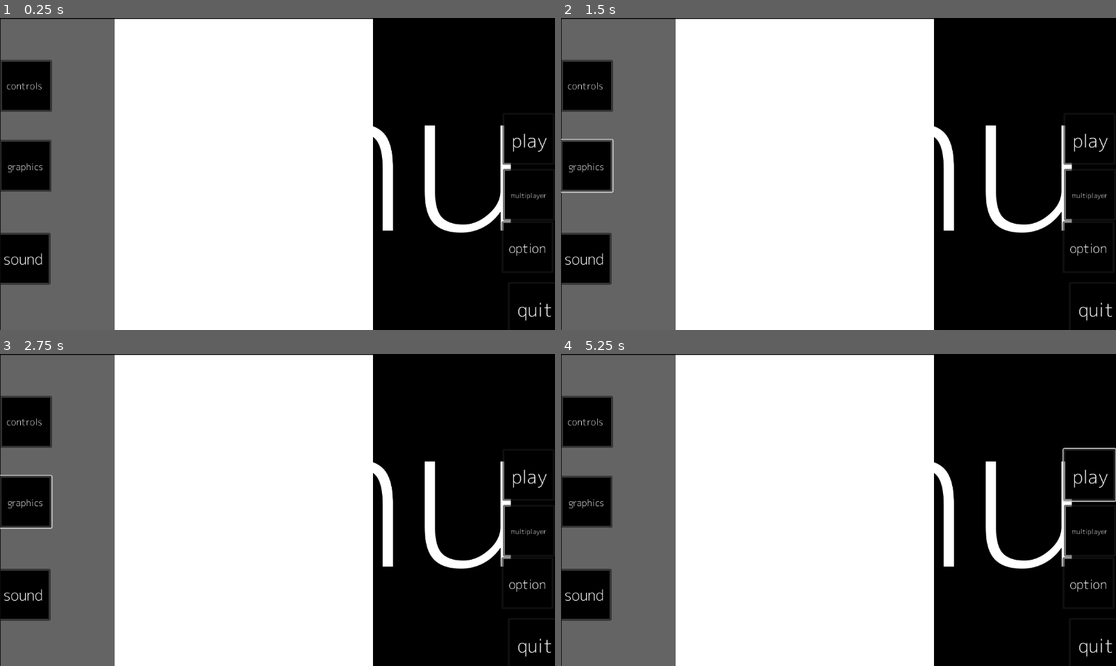
Above: before the commit, frames 1-4 (two rows, left to right).
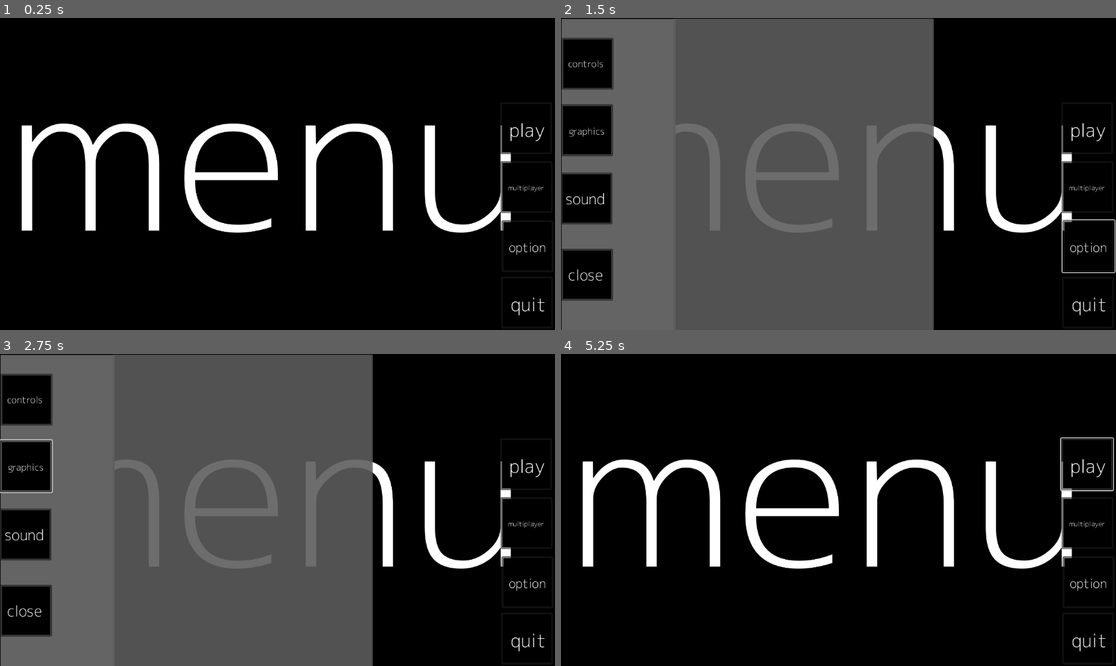
Above: after the commit, the same moments.

Repository: Martinudevel/toroverse
Game: Godot game, scene res://control.tscn
Same seed, same stepped clock (60 frames per second), same inputs: the game is played once before the commit and once after it.
Inputs (mouse positions are in pixels of both pictures, inside the frame that each line leads up to; where the layout moved, square brackets give the same spot in the first picture):
- Up to frame 1 (0.25 s): no input
- Up to frame 2 (1.5 s): click (1088, 245) at 0.5 s; click (588, 164) at 1.27 s
- Up to frame 3 (2.75 s): click (27, 466) at 2.02 s
- Up to frame 4 (5.25 s): click (588, 422) at 2.77 s; click (588, 400) at 3.52 s; click (583, 594) at 4.27 s; click (1088, 463) [1088, 475] at 5 s

The runs differ from the first frame. In frame 1, 61% of the frame differs, in the area x 0-100%, y 0-100%; in frame 2, 53%; in frame 3, 52%; in frame 4, 62%.

Commit message:
+ Character creation

Diff:
--- a/menu.tscn
+++ b/menu.tscn
@@ -9,6 +9,7 @@
 [ext_resource type="Texture2D" uid="uid://cunyywm4hm2di" path="res://graphics/meneus/fff&text=graphics.png" id="7_u8t3j"]
 [ext_resource type="Texture2D" uid="uid://gep4bt5acmmo" path="res://graphics/meneus/fff&text=controls.png" id="8_xmgoo"]
 [ext_resource type="Texture2D" uid="uid://dl80e53rtqgn2" path="res://graphics/meneus/fff&text=sound.png" id="9_vnts7"]
+[ext_resource type="Texture2D" uid="uid://dy8plwbnghfy8" path="res://graphics/meneus/fff&text=close.png" id="10_dj1cl"]
 
 [node name="Node2D" type="Node2D"]
 script = ExtResource("1_rolbh")
@@ -19,34 +20,35 @@
 texture = ExtResource("1_qq1lk")
 
 [node name="play" type="Button" parent="."]
-offset_left = 1043.0
-offset_top = 197.0
-offset_right = 1151.0
-offset_bottom = 305.0
+offset_left = 1038.0
+offset_top = 175.0
+offset_right = 1146.0
+offset_bottom = 283.0
 icon = ExtResource("2_txova")
 
 [node name="multiplayer" type="Button" parent="."]
-offset_left = 1044.0
-offset_top = 313.0
-offset_right = 1152.0
-offset_bottom = 421.0
+offset_left = 1039.0
+offset_top = 297.0
+offset_right = 1147.0
+offset_bottom = 405.0
 icon = ExtResource("3_72j8s")
 
 [node name="option" type="Button" parent="."]
 offset_left = 1041.0
-offset_top = 422.0
+offset_top = 420.0
 offset_right = 1149.0
-offset_bottom = 530.0
+offset_bottom = 528.0
 icon = ExtResource("4_67ek0")
 
 [node name="quit" type="Button" parent="."]
-offset_left = 1054.0
-offset_top = 548.0
-offset_right = 1162.0
-offset_bottom = 656.0
+offset_left = 1040.0
+offset_top = 537.0
+offset_right = 1148.0
+offset_bottom = 645.0
 icon = ExtResource("5_ryyan")
 
 [node name="optionmenu" type="Control" parent="."]
+visible = false
 layout_mode = 3
 anchors_preset = 0
 offset_right = 40.0
@@ -58,6 +60,7 @@
 offset_top = 2.0
 offset_right = 774.0
 offset_bottom = 657.0
+color = Color(0.356863, 0.356863, 0.356863, 0.654902)
 
 [node name="ColorRect" type="ColorRect" parent="optionmenu/ColorRect"]
 layout_mode = 0
@@ -65,28 +68,76 @@
 offset_bottom = 651.0
 color = Color(0.392157, 0.392157, 0.392157, 1)
 
-[node name="Button" type="Button" parent="optionmenu/ColorRect"]
+[node name="graphicsb" type="Button" parent="optionmenu/ColorRect"]
+layout_mode = 0
+offset_left = -1.0
+offset_top = 177.0
+offset_right = 107.0
+offset_bottom = 285.0
+icon = ExtResource("7_u8t3j")
+
+[node name="controlsb" type="Button" parent="optionmenu/ColorRect"]
+layout_mode = 0
+offset_top = 39.0
+offset_right = 108.0
+offset_bottom = 147.0
+icon = ExtResource("8_xmgoo")
+
+[node name="soundb" type="Button" parent="optionmenu/ColorRect"]
 layout_mode = 0
 offset_left = -2.0
-offset_top = 251.0
+offset_top = 319.0
 offset_right = 106.0
-offset_bottom = 359.0
-icon = ExtResource("7_u8t3j")
+offset_bottom = 427.0
+icon = ExtResource("9_vnts7")
 
-[node name="Button2" type="Button" parent="optionmenu/ColorRect"]
+[node name="graphics" type="Control" parent="optionmenu/ColorRect"]
+anchors_preset = 0
+offset_right = 40.0
+offset_bottom = 40.0
+
+[node name="ColorRect" type="ColorRect" parent="optionmenu/ColorRect/graphics"]
+layout_mode = 0
+offset_left = 233.0
+offset_top = -1.0
+offset_right = 771.0
+offset_bottom = 657.0
+color = Color(0.360784, 0.360784, 0.360784, 0.321569)
+
+[node name="Controls" type="Control" parent="optionmenu/ColorRect"]
+anchors_preset = 0
+offset_right = 40.0
+offset_bottom = 40.0
+
+[node name="ColorRect" type="ColorRect" parent="optionmenu/ColorRect/Controls"]
+layout_mode = 0
+offset_left = 233.0
+offset_top = -1.0
+offset_right = 771.0
+offset_bottom = 657.0
+color = Color(0.360784, 0.360784, 0.360784, 0.321569)
+
+[node name="sound" type="Control" parent="optionmenu/ColorRect"]
+anchors_preset = 0
+offset_right = 40.0
+offset_bottom = 40.0
+
+[node name="ColorRect" type="ColorRect" parent="optionmenu/ColorRect/sound"]
+layout_mode = 0
+offset_left = 233.0
+offset_top = -1.0
+offset_right = 771.0
+offset_bottom = 657.0
+color = Color(0.360784, 0.360784, 0.360784, 0.321569)
+
+[node name="close" type="Button" parent="optionmenu/ColorRect"]
 layout_mode = 0
 offset_left = -1.0
-offset_top = 85.0
+offset_top = 477.0
 offset_right = 107.0
-offset_bottom = 193.0
-icon = ExtResource("8_xmgoo")
+offset_bottom = 585.0
+icon = ExtResource("10_dj1cl")
 
-[node name="Button3" type="Button" parent="optionmenu/ColorRect"]
-layout_mode = 0
-offset_left = -4.0
-offset_top = 444.0
-offset_right = 104.0
-offset_bottom = 552.0
-icon = ExtResource("9_vnts7")
-
+[connection signal="button_down" from="option" to="." method="_on_option_button_down"]
 [connection signal="button_down" from="quit" to="." method="_on_quit_button_down"]
+[connection signal="button_down" from="optionmenu/ColorRect/close" to="." method="_on_close_button_down"]
--- a/script/menu.gd
+++ b/script/menu.gd
@@ -4,3 +4,12 @@
 
 func _on_quit_button_down():
 	get_tree().quit()
+
+
+func _on_option_button_down():
+	$optionmenu.visible=true
+
+
+
+func _on_close_button_down():
+	$optionmenu.visible=false
Not shown, added: graphics/envoierment/ffftextmine.png.import
Binary file added: graphics/meneus/dummy_50x50_ffffff_cccccc_-.png
Not shown, added: graphics/meneus/dummy_50x50_ffffff_cccccc_-.png.import
Binary file added: graphics/meneus/dummy_50x50_ffffff_cccccc_.png
Not shown, added: graphics/meneus/dummy_50x50_ffffff_cccccc_.png.import
Binary file added: graphics/meneus/dummy_80x50_ffffff_cccccc_edit.png
Not shown, added: graphics/meneus/dummy_80x50_ffffff_cccccc_edit.png.import
Binary file added: graphics/meneus/fff&text=close.png
Not shown, added: graphics/meneus/fff&text=close.png.import
Not shown: 1 places in menu.tscn that only renumber resources
